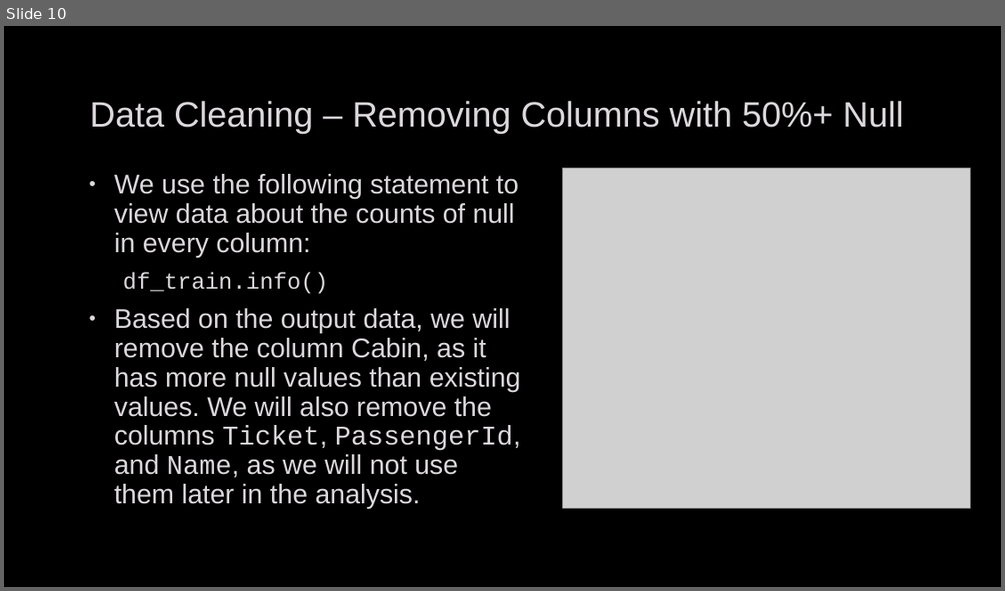
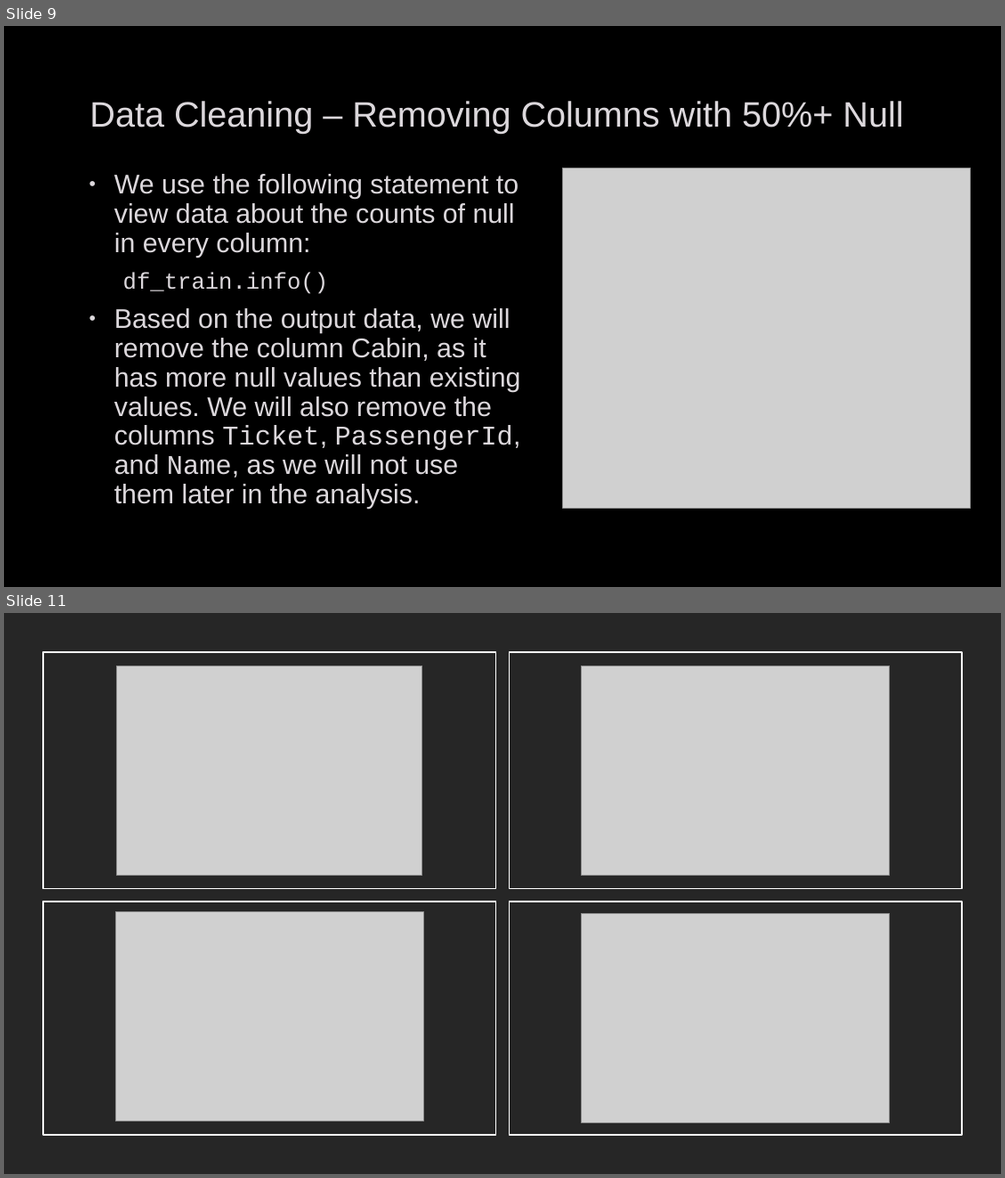
Before and after one commit to Moaaz-Mahmoud/Third-Year-Electrical-Testing-3A, a slide deck: class-3-data_analysis_and_ml/titanic/presentation.pptx. Shown one above the other, each under a label of ours: slide 10 before the commit, slides 9 and 11 after it; the slides between them are not shown. The pictures are 1005x591 and 1005x1178 pixels, drawn with LibreOffice and Linux fonts; fonts in the diff are those of the drawing; grey boxes stand for pictures; background and template pictures are left out. Boxes give left, top, right and bottom in pixels: in the first picture for what was removed or moved away, otherwise in the second. Text is boxed around its words. In the diff, an @@ line names an element or a change of style, - is before the commit and + after.

```diff
--- a/class-3-data_analysis_and_ml/titanic/presentation.pptx
+++ b/class-3-data_analysis_and_ml/titanic/presentation.pptx
@@ slide 11 added at <box>4,613,1001,1174</box>, background #000000 @@
@@ rectangle added at <box>4,613,1001,1174</box>, fill #262626 @@
@@ rectangle added at <box>43,652,496,888</box>, outline #FFFFFF 1.25 pt @@
@@ picture added at <box>117,666,423,875</box> @@
@@ rectangle added at <box>509,653,962,889</box>, outline #FFFFFF 1.25 pt @@
@@ picture added at <box>582,666,890,875</box> @@
@@ rectangle added at <box>43,901,496,1135</box>, outline #FFFFFF 1.25 pt @@
@@ rectangle added at <box>509,901,962,1135</box>, outline #FFFFFF 1.25 pt @@
@@ picture added at <box>115,912,423,1121</box> @@
@@ picture added at <box>582,914,890,1123</box> @@
@@ what was slide 10 is now slide 9 @@
```
Also in this commit, not shown: 6 slides changed, 1 other slide added, 1 slide removed, 2 other files.
